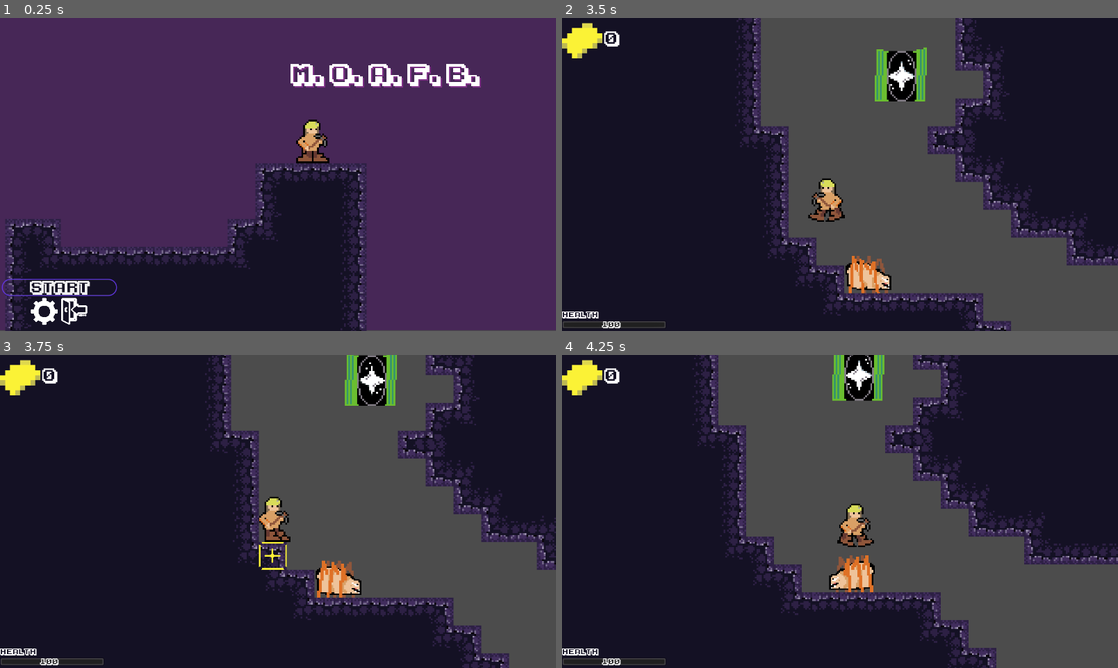
Above: before the commit, frames 1-4 (two rows, left to right).
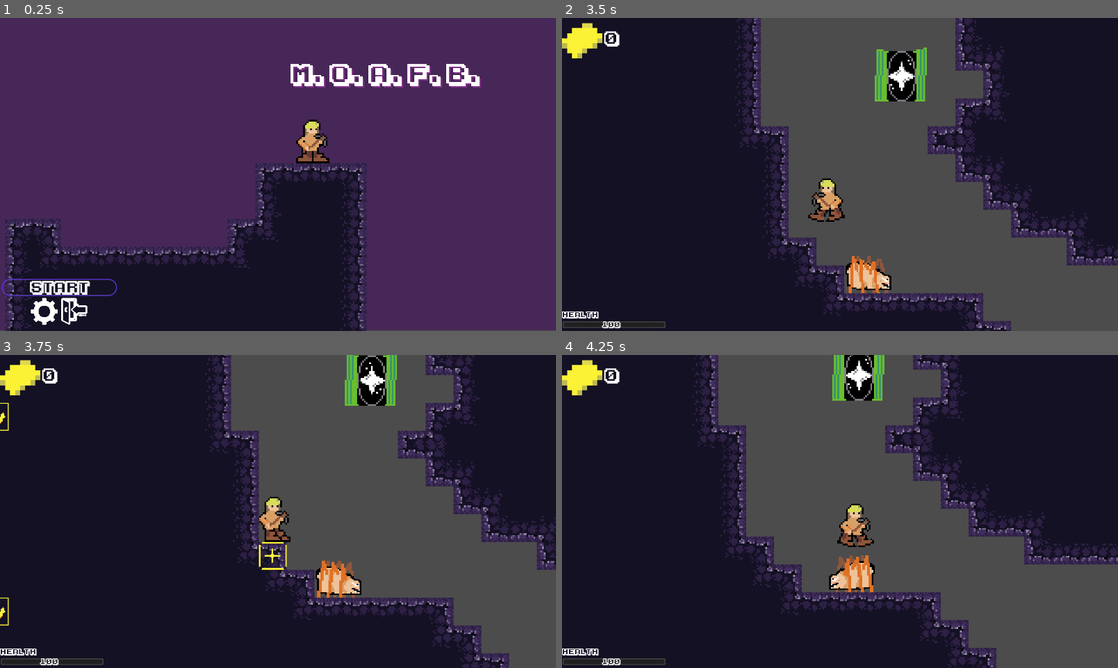
Above: after the commit, the same moments.

Repository: AuraDvin/MOAFB
Game: Godot game, scene res://Assets/Scenes/Main_Menu_scene.tscn
The game is run twice, just before and just after one commit, with the same random seed, the same clock (stepped at 60 frames per second) and the same inputs.
Inputs (mouse positions are in pixels of both pictures, inside the frame that each line leads up to):
- Up to frame 1 (0.25 s): no input
- Up to frame 2 (3.5 s): click "START" at 0.5 s; tap Enter at 1.25 s; move the mouse to (962, 158) at 1.27 s; hold Space (action_mine) 1.28-2.03 s; hold D (move_right) 1.28-2.78 s; click (962, 158) at 1.42 s; tap W (move_up) at 1.52, 2.27 s; move the mouse to (728, 190) at 2.02 s; tap Z at 2.1 s; move the mouse to (895, 105) at 2.77 s; hold A (move_left) from 2.78 s (still down); tap J at 2.85 s
- Up to frame 3 (3.75 s): move the mouse to (250, 574) at 3.52 s; release A (move_left) at 3.53 s; hold D (move_right) from 3.53 s (still down); tap K at 3.6 s; click (250, 574) at 3.67 s
- Up to frame 4 (4.25 s): keep holding D (move_right); tap W (move_up) at 3.77 s

Frames 1-2 are identical in both runs. In frame 3, 0.1% of the frame differs, in the area x 0-2%, y 15-87%; in frame 4, nothing differs.

Commit message:
fixed gold bug
bug when gold spawns at the wrong position in the world

Diff:
--- a/Scripts/CaveGeneration/caveGenerator.gd
+++ b/Scripts/CaveGeneration/caveGenerator.gd
@@ -94,12 +94,12 @@
 			var value = simplex_noise.get_noise_2d(x, y)
 			if value < noise_treshold:
 				_set_autotile(x, y)
-				var tile_position = Vector2(x, y - 2) * 0.25 * tile_map.cell_size
-				if gold_locations.has(tile_position) and banana.size() < 20:
+				var tile_position = Vector2(x, y) * 0.25 * tile_map.cell_size
+				if gold_locations.has(tile_position) and banana.size() < 50:
 					var gold_ore_moment = Sprite.new()
 					var local = tile_map.to_local(tile_position)
 					var world = tile_map.map_to_world(local)
-					var global = tile_map.to_global(world)  + Vector2(0, 2 * tile_map.cell_size.y - 4)
+					var global = tile_map.to_global(world)
 
 					gold_ore_moment.name = str(global)
 					gold_ore_moment.scale *= 2
